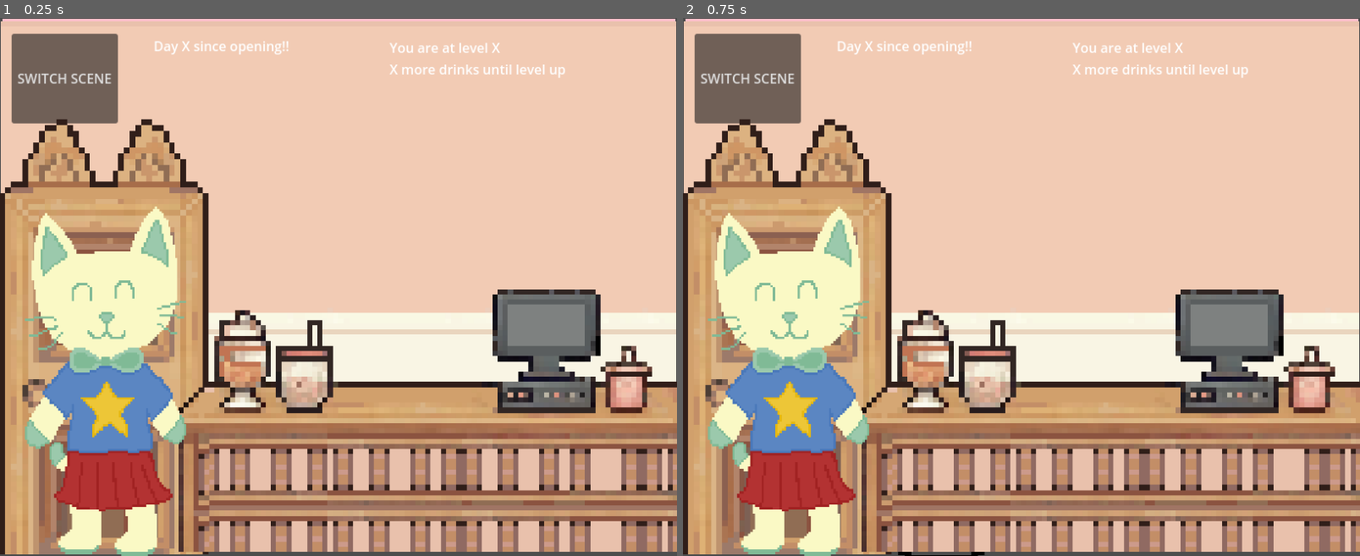
Above: before the commit, frames 1-2 (left to right).
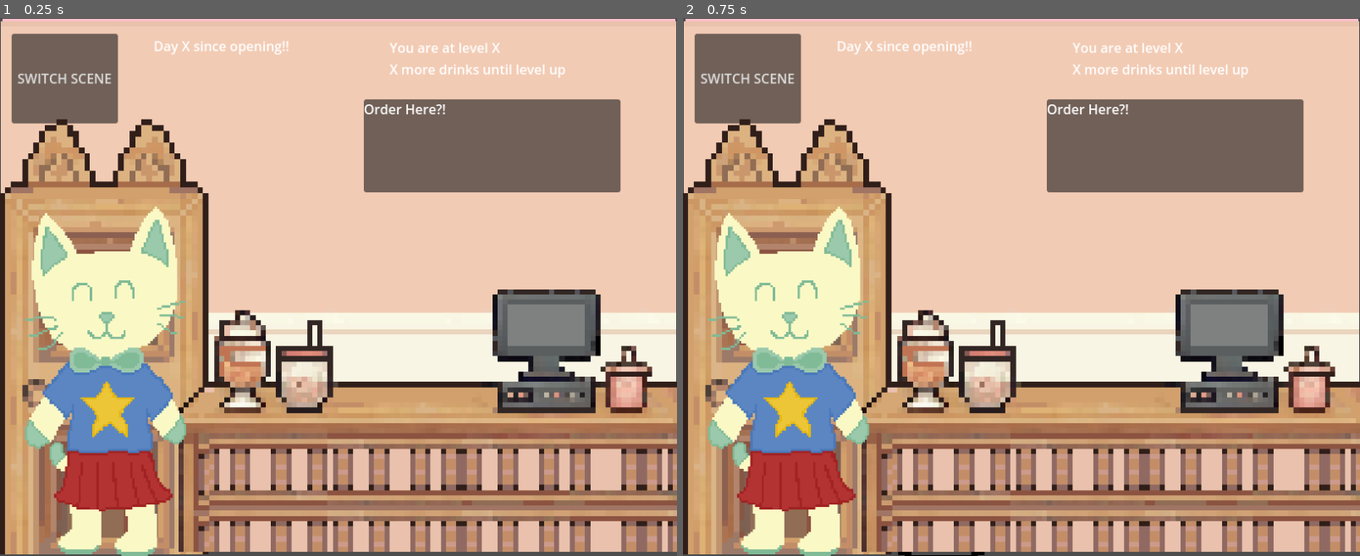
Above: after the commit, the same moments.

Repository: aylabaguette/40sGame
Game: Godot game, scene res://scenes/main.tscn
The game is run twice, just before and just after one commit, with the same random seed, the same clock (stepped at 60 frames per second) and the same inputs.
Inputs (mouse positions are in pixels of both pictures, inside the frame that each line leads up to):
- Up to frame 1 (0.25 s): no input
- Up to frame 2 (0.75 s): tap Enter at 0.5 s; move the mouse to (947, 480) at 0.52 s; click (947, 480) at 0.6 s

The runs differ from the first frame. In frame 1, 6.6% of the frame differs, in the area x 53-92%, y 15-33%; in frame 2, 6.6%.

Commit message:
added in speechbubble code that i had already done

Diff:
--- a/40s-game/scenes/Shop.tscn
+++ b/40s-game/scenes/Shop.tscn
@@ -11,6 +11,7 @@
 [ext_resource type="Texture2D" uid="uid://cmiv2bwaym08k" path="res://sprites/characters/Kyrat.PNG" id="7_gso0l"]
 [ext_resource type="Texture2D" uid="uid://bb667n3dtoqd7" path="res://sprites/characters/Emily.PNG" id="8_77h1o"]
 [ext_resource type="Script" path="res://scripts/level.gd" id="10_wg3wp"]
+[ext_resource type="Script" path="res://scenes/SpeechBubble.gd" id="12_lljb8"]
 
 [node name="Shop" type="Node2D"]
 script = ExtResource("1_v2lqu")
@@ -93,4 +94,18 @@
 offset_bottom = 45.0
 text = "Day X since opening!!"
 
+[node name="SpeechBubble" type="Node2D" parent="."]
+script = ExtResource("12_lljb8")
+
+[node name="Panel" type="Panel" parent="SpeechBubble"]
+offset_left = 438.0
+offset_top = 98.0
+offset_right = 747.0
+offset_bottom = 210.0
+
+[node name="Label" type="Label" parent="SpeechBubble/Panel"]
+layout_mode = 0
+offset_right = 308.0
+offset_bottom = 111.0
+
 [connection signal="pressed" from="Button" to="." method="_on_button_pressed"]
--- /dev/null
+++ b/40s-game/scenes/SpeechBubble.gd
@@ -0,0 +1,20 @@
+extends Node2D
+
+@onready var label: Label = $Panel/Label # Reference to the Label node
+@onready var speechBubble: Node2D = $"."
+
+
+# Called when the node enters the scene tree for the first time.
+func _ready() -> void:
+	var message = "Order Here?!"
+	#Show the speech bubble with the message
+	speechBubble.setBubble(message)
+
+
+# Called every frame. 'delta' is the elapsed time since the previous frame.
+func _process(delta: float) -> void:
+	pass
+
+func setBubble(text: String) -> void:
+	pass
+	label.text = text  # Set the text in the Label
Not shown: 1 places in 40s-game/scenes/Shop.tscn that only renumber resources
Not shown, changed: .DS_Store
Not shown, changed: 40s-game/.DS_Store
Not shown, changed: 40s-game/sprites/.DS_Store
